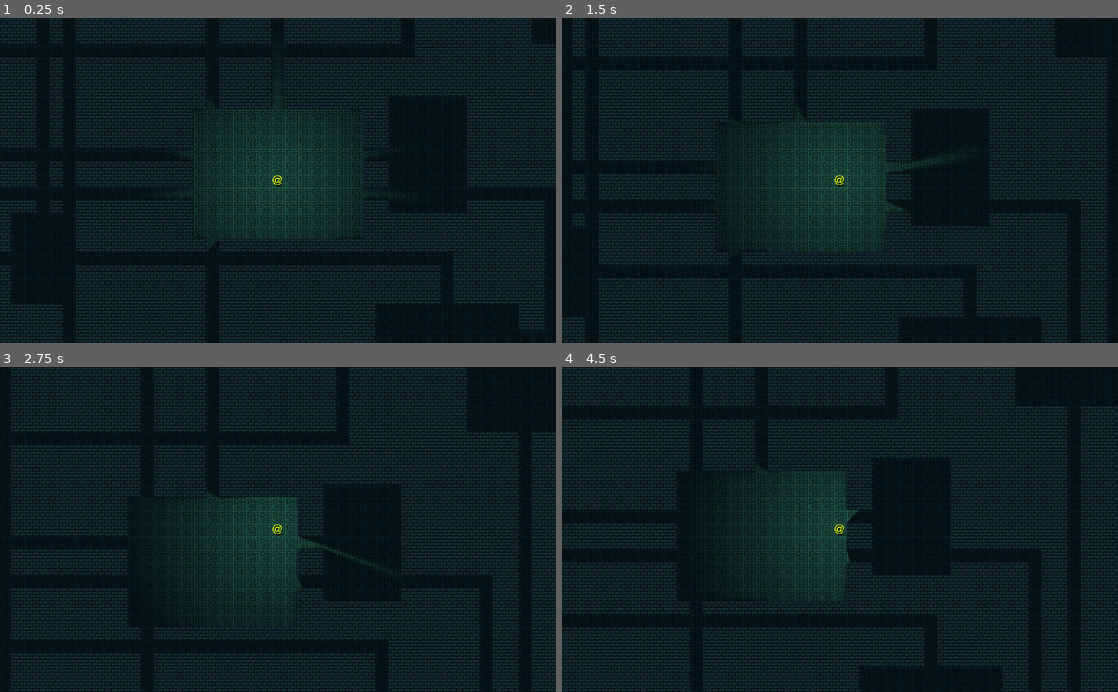
Above: before the commit, frames 1-4 (two rows, left to right).
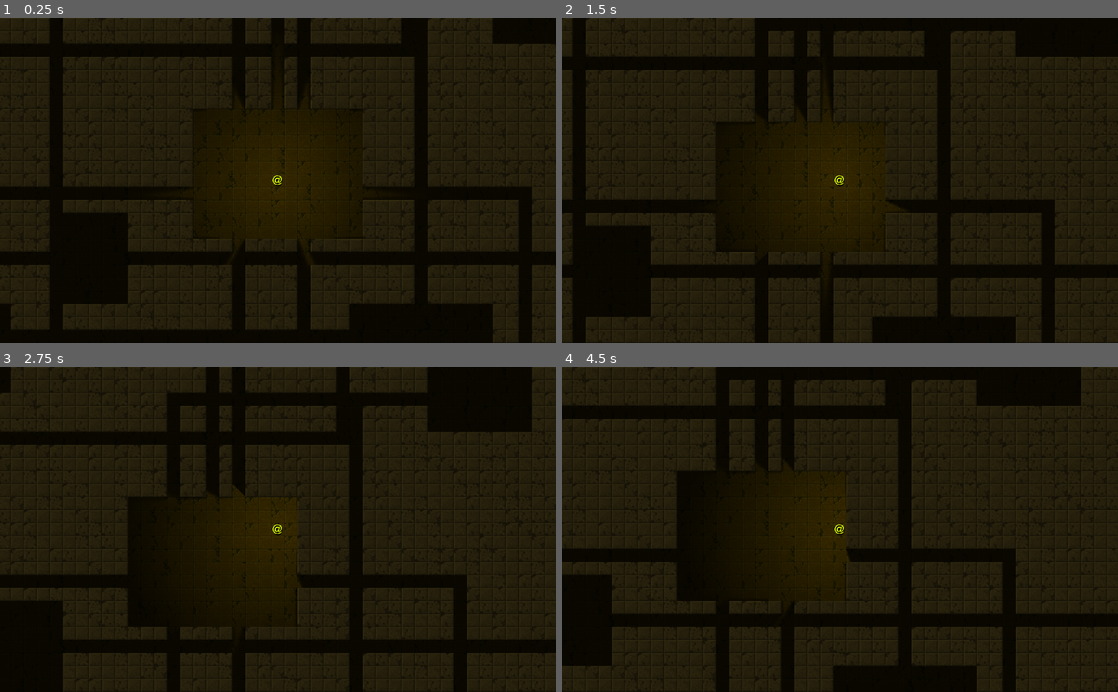
Above: after the commit, the same moments.

Repository: cyberfilth/Ashgard-Keep
Game: Godot game, scene res://scenes/Map/Map.tscn
Same seed, same stepped clock (60 frames per second), same inputs: the game is played once before the commit and once after it.
Inputs:
- Up to frame 1 (0.25 s): no input
- Up to frame 2 (1.5 s): tap Enter at 0.5 s; hold D (step_E) 0.53-1.28 s; tap Space at 1.25 s; tap W (step_N) at 1.35 s
- Up to frame 3 (2.75 s): tap Enter at 2 s; hold E (step_NE) from 2.03 s (still down)
- Up to frame 4 (4.5 s): tap Space at 2.75, 4.25 s; release E (step_NE) at 2.78 s; tap Q (step_NW) at 2.85 s; tap Enter at 3.5 s; hold X (step_S) 3.53-4.28 s; tap C (step_SE) at 4.35 s

The runs differ from the first frame. In frame 1, 76% of the frame differs, in the area x 0-100%, y 0-100%; in frame 2, 76%; in frame 3, 76%; in frame 4, 76%.

Commit message:
Added more dungeon tiles

Diff:
--- a/global/DungeonGenerator.gd
+++ b/global/DungeonGenerator.gd
@@ -40,7 +40,7 @@
 	for y in range( min( y1, y2 ),max( y1, y2 ) + 1 ):
 		set_cell_data( Vector2(x, y), 0 )
 
-
+# Saves generated dungeon as a text file
 func map_to_text():
 	var file = File.new()
 	file.open('res://map.txt',File.WRITE)
--- a/global/RPG.gd
+++ b/global/RPG.gd
@@ -5,7 +5,7 @@
 func make_object( path ):
 	return _db.spawn( path )
 
-var MAP_SIZE = Vector2(120,80)
+var MAP_SIZE = Vector2(100,80) # originally 120, 80
 var MAX_ROOMS = 60
 var ROOM_MIN_SIZE = 5
 var ROOM_MAX_SIZE = 15
--- a/global/TileFamily.gd
+++ b/global/TileFamily.gd
@@ -1,6 +1,6 @@
 extends Node
 
-var FAMILY_BLUE_DUNGEON = [FLOOR_BLUE, WALL_BLUE]
+var FAMILY_SANDSTONE = [FLOOR_SANDSTONE, WALL_SANDSTONE]
 
-const WALL_BLUE = [1,1]
-const FLOOR_BLUE = [0,0]
+const WALL_SANDSTONE = [0,9]
+const FLOOR_SANDSTONE = [10,19]
--- a/project.godot
+++ b/project.godot
@@ -28,6 +28,10 @@
 [display]
 
 window/size/resizable=false
+
+[editor_plugins]
+
+enabled=PoolStringArray( "ch.fischspiele.tilesethelper" )
 
 [image_loader]
 
--- a/scenes/Map/Map.gd
+++ b/scenes/Map/Map.gd
@@ -32,7 +32,7 @@
 		return self if is_blocked( cell ) else null
 
 func is_blocked(cell):
-	return get_cellv(cell)==1
+	return get_cellv(cell) <= 9 # Walls are indexed 0 to 9
 
 # Return TRUE if cell is blocked by anything
 func is_cell_blocked(cell):
@@ -44,7 +44,7 @@
 
 # Draw map cells from map 2DArray
 func draw_map():
-	var family = TileFamily.FAMILY_BLUE_DUNGEON
+	var family = TileFamily.FAMILY_SANDSTONE
 	var datamap = DungeonGenerator.datamap
 	for y in range(datamap.size()-1):
 		for x in range(datamap[y].size()-1):
@@ -59,7 +59,7 @@
 func _ready():
 	RPG.map = self
 	DungeonGenerator.generate()
-	DungeonGenerator.map_to_text()
+	#DungeonGenerator.map_to_text()
 	draw_map()
 
 	# Spawn player
--- a/scenes/Map/Map.tscn
+++ b/scenes/Map/Map.tscn
@@ -1,6 +1,6 @@
 [gd_scene load_steps=3 format=2]
 
-[ext_resource path="res://tilesets/DungeonTile.tres" type="TileSet" id=1]
+[ext_resource path="res://tilesets/DungeonTiles.tres" type="TileSet" id=1]
 [ext_resource path="res://scenes/Map/Map.gd" type="Script" id=2]
 
 [node name="Map" type="TileMap"]
@@ -10,4 +10,4 @@
 script = ExtResource( 2 )
 
 [node name="Darkness" type="CanvasModulate" parent="."]
-color = Color( 0.27451, 0.27451, 0.27451, 1 )
+color = Color( 0.196078, 0.196078, 0.196078, 1 )
--- a/tilesets/DungeonTile.tres
+++ /dev/null
@@ -1,44 +0,0 @@
-[gd_resource type="TileSet" load_steps=5 format=2]
-
-[ext_resource path="res://graphics/dungeon/floors/floor_rect_gray2.png" type="Texture" id=1]
-[ext_resource path="res://graphics/dungeon/walls/wall_vines2.png" type="Texture" id=2]
-
-[sub_resource type="OccluderPolygon2D" id=1]
-polygon = PoolVector2Array( -12, -12, 12, -12, 12, 12, -12, 12 )
-
-[sub_resource type="OccluderPolygon2D" id=2]
-polygon = PoolVector2Array( -12, -12, 12, -12, 12, 12, -12, 12 )
-
-[resource]
-0/name = "WALL_BLUE"
-0/texture = ExtResource( 1 )
-0/tex_offset = Vector2( 0, 0 )
-0/modulate = Color( 1, 1, 1, 1 )
-0/region = Rect2( 0, 0, 24, 24 )
-0/tile_mode = 0
-0/occluder_offset = Vector2( 12, 12 )
-0/navigation_offset = Vector2( 12, 12 )
-0/shapes = [  ]
-0/z_index = 0
-1/name = "FLOOR_BLUE"
-1/texture = ExtResource( 2 )
-1/tex_offset = Vector2( 0, 0 )
-1/modulate = Color( 1, 1, 1, 1 )
-1/region = Rect2( 0, 0, 24, 24 )
-1/tile_mode = 0
-1/occluder_offset = Vector2( 12, 12 )
-1/occluder = SubResource( 1 )
-1/navigation_offset = Vector2( 12, 12 )
-1/shapes = [  ]
-1/z_index = 0
-2/name = "wall_vines2"
-2/texture = ExtResource( 2 )
-2/tex_offset = Vector2( 0, 0 )
-2/modulate = Color( 1, 1, 1, 1 )
-2/region = Rect2( 0, 0, 24, 24 )
-2/tile_mode = 0
-2/occluder_offset = Vector2( 12, 12 )
-2/occluder = SubResource( 2 )
-2/navigation_offset = Vector2( 12, 12 )
-2/shapes = [  ]
-2/z_index = 0
--- a/tilesets/DungeonTile_edit.tscn
+++ b/tilesets/DungeonTile_edit.tscn
@@ -1,26 +1,164 @@
-[gd_scene load_steps=5 format=2]
+[gd_scene load_steps=31 format=2]
 
-[ext_resource path="res://graphics/dungeon/walls/wall_vines2.png" type="Texture" id=1]
-[ext_resource path="res://graphics/dungeon/floors/floor_rect_gray2.png" type="Texture" id=2]
+[ext_resource path="res://graphics/dungeon/floors/sandstone_floor0.png" type="Texture" id=1]
+[ext_resource path="res://graphics/dungeon/walls/sandstone_wall0.png" type="Texture" id=2]
+[ext_resource path="res://graphics/dungeon/walls/sandstone_wall1.png" type="Texture" id=3]
+[ext_resource path="res://graphics/dungeon/walls/sandstone_wall2.png" type="Texture" id=4]
+[ext_resource path="res://graphics/dungeon/walls/sandstone_wall3.png" type="Texture" id=5]
+[ext_resource path="res://graphics/dungeon/walls/sandstone_wall4.png" type="Texture" id=6]
+[ext_resource path="res://graphics/dungeon/walls/sandstone_wall5.png" type="Texture" id=7]
+[ext_resource path="res://graphics/dungeon/walls/sandstone_wall6.png" type="Texture" id=8]
+[ext_resource path="res://graphics/dungeon/walls/sandstone_wall7.png" type="Texture" id=9]
+[ext_resource path="res://graphics/dungeon/walls/sandstone_wall8.png" type="Texture" id=10]
+[ext_resource path="res://graphics/dungeon/walls/sandstone_wall9.png" type="Texture" id=11]
+[ext_resource path="res://graphics/dungeon/floors/sandstone_floor1.png" type="Texture" id=12]
+[ext_resource path="res://graphics/dungeon/floors/sandstone_floor2.png" type="Texture" id=13]
+[ext_resource path="res://graphics/dungeon/floors/sandstone_floor3.png" type="Texture" id=14]
+[ext_resource path="res://graphics/dungeon/floors/sandstone_floor4.png" type="Texture" id=15]
+[ext_resource path="res://graphics/dungeon/floors/sandstone_floor5.png" type="Texture" id=16]
+[ext_resource path="res://graphics/dungeon/floors/sandstone_floor6.png" type="Texture" id=17]
+[ext_resource path="res://graphics/dungeon/floors/sandstone_floor7.png" type="Texture" id=18]
+[ext_resource path="res://graphics/dungeon/floors/sandstone_floor8.png" type="Texture" id=19]
+[ext_resource path="res://graphics/dungeon/floors/sandstone_floor9.png" type="Texture" id=20]
 
 [sub_resource type="OccluderPolygon2D" id=1]
 polygon = PoolVector2Array( -12, -12, 12, -12, 12, 12, -12, 12 )
 
-[sub_resource type="CanvasItemMaterial" id=2]
-blend_mode = 1
+[sub_resource type="OccluderPolygon2D" id=2]
+polygon = PoolVector2Array( -12, -12, 12, -12, 12, 12, -12, 12 )
+
+[sub_resource type="OccluderPolygon2D" id=3]
+polygon = PoolVector2Array( -12, -12, 12, -12, 12, 12, -12, 12 )
+
+[sub_resource type="OccluderPolygon2D" id=4]
+polygon = PoolVector2Array( -12, -12, 12, -12, 12, 12, -12, 12 )
+
+[sub_resource type="OccluderPolygon2D" id=5]
+polygon = PoolVector2Array( -12, -12, 12, -12, 12, 12, -12, 12 )
+
+[sub_resource type="OccluderPolygon2D" id=6]
+polygon = PoolVector2Array( -12, -12, 12, -12, 12, 12, -12, 12 )
+
+[sub_resource type="OccluderPolygon2D" id=7]
+polygon = PoolVector2Array( -12, -12, 12, -12, 12, 12, -12, 12 )
+
+[sub_resource type="OccluderPolygon2D" id=8]
+polygon = PoolVector2Array( -12, -12, 12, -12, 12, 12, -12, 12 )
+
+[sub_resource type="OccluderPolygon2D" id=9]
+polygon = PoolVector2Array( -12, -12, 12, -12, 12, 12, -12, 12 )
+
+[sub_resource type="OccluderPolygon2D" id=10]
+polygon = PoolVector2Array( -12, -12, 12, -12, 12, 12, -12, 12 )
 
 [node name="DungeonTile_edit" type="Node"]
 
-[node name="FLOOR_BLUE" type="Sprite" parent="."]
+[node name="FLOOR_SANDSTONE" type="Sprite" parent="."]
 texture = ExtResource( 1 )
 
-[node name="LightOccluder2D" type="LightOccluder2D" parent="FLOOR_BLUE"]
+[node name="WALL_SANDSTONE" type="Sprite" parent="."]
+editor/display_folded = true
+texture = ExtResource( 2 )
+
+[node name="LightOccluder2D" type="LightOccluder2D" parent="WALL_SANDSTONE"]
 occluder = SubResource( 1 )
 
-[node name="FLOOR_BLUE2" type="Sprite" parent="FLOOR_BLUE"]
-material = SubResource( 2 )
+[node name="sandstone_wall0" type="Sprite" parent="."]
+editor/display_folded = true
+texture = ExtResource( 2 )
+
+[node name="LightOccluder2D" type="LightOccluder2D" parent="sandstone_wall0"]
+occluder = SubResource( 1 )
+
+[node name="sandstone_wall1" type="Sprite" parent="."]
+editor/display_folded = true
+texture = ExtResource( 3 )
+
+[node name="LightOccluder2D" type="LightOccluder2D" parent="sandstone_wall1"]
+occluder = SubResource( 2 )
+
+[node name="sandstone_wall2" type="Sprite" parent="."]
+editor/display_folded = true
+texture = ExtResource( 4 )
+
+[node name="LightOccluder2D" type="LightOccluder2D" parent="sandstone_wall2"]
+occluder = SubResource( 3 )
+
+[node name="sandstone_wall3" type="Sprite" parent="."]
+editor/display_folded = true
+texture = ExtResource( 5 )
+
+[node name="LightOccluder2D" type="LightOccluder2D" parent="sandstone_wall3"]
+occluder = SubResource( 4 )
+
+[node name="sandstone_wall4" type="Sprite" parent="."]
+editor/display_folded = true
+texture = ExtResource( 6 )
+
+[node name="LightOccluder2D" type="LightOccluder2D" parent="sandstone_wall4"]
+occluder = SubResource( 5 )
+
+[node name="sandstone_wall5" type="Sprite" parent="."]
+editor/display_folded = true
+texture = ExtResource( 7 )
+
+[node name="LightOccluder2D" type="LightOccluder2D" parent="sandstone_wall5"]
+occluder = SubResource( 6 )
+
+[node name="sandstone_wall6" type="Sprite" parent="."]
+editor/display_folded = true
+texture = ExtResource( 8 )
+
+[node name="LightOccluder2D" type="LightOccluder2D" parent="sandstone_wall6"]
+occluder = SubResource( 7 )
+
+[node name="sandstone_wall7" type="Sprite" parent="."]
+editor/display_folded = true
+texture = ExtResource( 9 )
+
+[node name="LightOccluder2D" type="LightOccluder2D" parent="sandstone_wall7"]
+occluder = SubResource( 8 )
+
+[node name="sandstone_wall8" type="Sprite" parent="."]
+editor/display_folded = true
+texture = ExtResource( 10 )
+
+[node name="LightOccluder2D" type="LightOccluder2D" parent="sandstone_wall8"]
+occluder = SubResource( 9 )
+
+[node name="sandstone_wall9" type="Sprite" parent="."]
+editor/display_folded = true
+texture = ExtResource( 11 )
+
+[node name="LightOccluder2D" type="LightOccluder2D" parent="sandstone_wall9"]
+occluder = SubResource( 10 )
+
+[node name="sandstone_floor0" type="Sprite" parent="."]
 texture = ExtResource( 1 )
 
-[node name="WALL_BLUE" type="Sprite" parent="."]
-visible = false
-texture = ExtResource( 2 )
+[node name="sandstone_floor1" type="Sprite" parent="."]
+texture = ExtResource( 12 )
+
+[node name="sandstone_floor2" type="Sprite" parent="."]
+texture = ExtResource( 13 )
+
+[node name="sandstone_floor3" type="Sprite" parent="."]
+texture = ExtResource( 14 )
+
+[node name="sandstone_floor4" type="Sprite" parent="."]
+texture = ExtResource( 15 )
+
+[node name="sandstone_floor5" type="Sprite" parent="."]
+texture = ExtResource( 16 )
+
+[node name="sandstone_floor6" type="Sprite" parent="."]
+texture = ExtResource( 17 )
+
+[node name="sandstone_floor7" type="Sprite" parent="."]
+texture = ExtResource( 18 )
+
+[node name="sandstone_floor8" type="Sprite" parent="."]
+texture = ExtResource( 19 )
+
+[node name="sandstone_floor9" type="Sprite" parent="."]
+texture = ExtResource( 20 )
--- /dev/null
+++ b/tilesets/DungeonTiles.tres
@@ -0,0 +1,264 @@
+[gd_resource type="TileSet" load_steps=31 format=2]
+
+[ext_resource path="res://graphics/dungeon/walls/sandstone_wall0.png" type="Texture" id=1]
+[ext_resource path="res://graphics/dungeon/walls/sandstone_wall1.png" type="Texture" id=2]
+[ext_resource path="res://graphics/dungeon/floors/sandstone_floor0.png" type="Texture" id=3]
+[ext_resource path="res://graphics/dungeon/floors/sandstone_floor1.png" type="Texture" id=4]
+[ext_resource path="res://graphics/dungeon/floors/sandstone_floor2.png" type="Texture" id=5]
+[ext_resource path="res://graphics/dungeon/floors/sandstone_floor3.png" type="Texture" id=6]
+[ext_resource path="res://graphics/dungeon/floors/sandstone_floor4.png" type="Texture" id=7]
+[ext_resource path="res://graphics/dungeon/floors/sandstone_floor5.png" type="Texture" id=8]
+[ext_resource path="res://graphics/dungeon/floors/sandstone_floor6.png" type="Texture" id=9]
+[ext_resource path="res://graphics/dungeon/floors/sandstone_floor7.png" type="Texture" id=10]
+[ext_resource path="res://graphics/dungeon/floors/sandstone_floor8.png" type="Texture" id=11]
+[ext_resource path="res://graphics/dungeon/floors/sandstone_floor9.png" type="Texture" id=12]
+[ext_resource path="res://graphics/dungeon/walls/sandstone_wall2.png" type="Texture" id=13]
+[ext_resource path="res://graphics/dungeon/walls/sandstone_wall3.png" type="Texture" id=14]
+[ext_resource path="res://graphics/dungeon/walls/sandstone_wall4.png" type="Texture" id=15]
+[ext_resource path="res://graphics/dungeon/walls/sandstone_wall5.png" type="Texture" id=16]
+[ext_resource path="res://graphics/dungeon/walls/sandstone_wall6.png" type="Texture" id=17]
+[ext_resource path="res://graphics/dungeon/walls/sandstone_wall7.png" type="Texture" id=18]
+[ext_resource path="res://graphics/dungeon/walls/sandstone_wall8.png" type="Texture" id=19]
+[ext_resource path="res://graphics/dungeon/walls/sandstone_wall9.png" type="Texture" id=20]
+
+[sub_resource type="OccluderPolygon2D" id=1]
+polygon = PoolVector2Array( -12, -12, 12, -12, 12, 12, -12, 12 )
+
+[sub_resource type="OccluderPolygon2D" id=2]
+polygon = PoolVector2Array( -12, -12, 12, -12, 12, 12, -12, 12 )
+
+[sub_resource type="OccluderPolygon2D" id=3]
+polygon = PoolVector2Array( -12, -12, 12, -12, 12, 12, -12, 12 )
+
+[sub_resource type="OccluderPolygon2D" id=4]
+polygon = PoolVector2Array( -12, -12, 12, -12, 12, 12, -12, 12 )
+
+[sub_resource type="OccluderPolygon2D" id=5]
+polygon = PoolVector2Array( -12, -12, 12, -12, 12, 12, -12, 12 )
+
+[sub_resource type="OccluderPolygon2D" id=6]
+polygon = PoolVector2Array( -12, -12, 12, -12, 12, 12, -12, 12 )
+
+[sub_resource type="OccluderPolygon2D" id=7]
+polygon = PoolVector2Array( -12, -12, 12, -12, 12, 12, -12, 12 )
+
+[sub_resource type="OccluderPolygon2D" id=8]
+polygon = PoolVector2Array( -12, -12, 12, -12, 12, 12, -12, 12 )
+
+[sub_resource type="OccluderPolygon2D" id=9]
+polygon = PoolVector2Array( -12, -12, 12, -12, 12, 12, -12, 12 )
+
+[sub_resource type="OccluderPolygon2D" id=10]
+polygon = PoolVector2Array( -12, -12, 12, -12, 12, 12, -12, 12 )
+
+[resource]
+0/name = "sandstone_wall0"
+0/texture = ExtResource( 1 )
+0/tex_offset = Vector2( 0, 0 )
+0/modulate = Color( 1, 1, 1, 1 )
+0/region = Rect2( 0, 0, 24, 24 )
+0/tile_mode = 0
+0/occluder_offset = Vector2( 12, 12 )
+0/occluder = SubResource( 1 )
+0/navigation_offset = Vector2( 12, 12 )
+0/shapes = [  ]
+0/z_index = 0
+1/name = "sandstone_wall1"
+1/texture = ExtResource( 2 )
+1/tex_offset = Vector2( 0, 0 )
+1/modulate = Color( 1, 1, 1, 1 )
+1/region = Rect2( 0, 0, 24, 24 )
+1/tile_mode = 0
+1/occluder_offset = Vector2( 12, 12 )
+1/occluder = SubResource( 2 )
+1/navigation_offset = Vector2( 12, 12 )
+1/shapes = [  ]
+1/z_index = 0
+2/name = "sandstone_wall2"
+2/texture = ExtResource( 13 )
+2/tex_offset = Vector2( 0, 0 )
+2/modulate = Color( 1, 1, 1, 1 )
+2/region = Rect2( 0, 0, 24, 24 )
+2/tile_mode = 0
+2/occluder_offset = Vector2( 12, 12 )
+2/occluder = SubResource( 3 )
+2/navigation_offset = Vector2( 12, 12 )
+2/shapes = [  ]
+2/z_index = 0
+3/name = "sandstone_wall3"
+3/texture = ExtResource( 14 )
+3/tex_offset = Vector2( 0, 0 )
+3/modulate = Color( 1, 1, 1, 1 )
+3/region = Rect2( 0, 0, 24, 24 )
+3/tile_mode = 0
+3/occluder_offset = Vector2( 12, 12 )
+3/occluder = SubResource( 4 )
+3/navigation_offset = Vector2( 12, 12 )
+3/shapes = [  ]
+3/z_index = 0
+4/name = "sandstone_wall4"
+4/texture = ExtResource( 15 )
+4/tex_offset = Vector2( 0, 0 )
+4/modulate = Color( 1, 1, 1, 1 )
+4/region = Rect2( 0, 0, 24, 24 )
+4/tile_mode = 0
+4/occluder_offset = Vector2( 12, 12 )
+4/occluder = SubResource( 5 )
+4/navigation_offset = Vector2( 12, 12 )
+4/shapes = [  ]
+4/z_index = 0
+5/name = "sandstone_wall5"
+5/texture = ExtResource( 16 )
+5/tex_offset = Vector2( 0, 0 )
+5/modulate = Color( 1, 1, 1, 1 )
+5/region = Rect2( 0, 0, 24, 24 )
+5/tile_mode = 0
+5/occluder_offset = Vector2( 12, 12 )
+5/occluder = SubResource( 6 )
+5/navigation_offset = Vector2( 12, 12 )
+5/shapes = [  ]
+5/z_index = 0
+6/name = "sandstone_wall6"
+6/texture = ExtResource( 17 )
+6/tex_offset = Vector2( 0, 0 )
+6/modulate = Color( 1, 1, 1, 1 )
+6/region = Rect2( 0, 0, 24, 24 )
+6/tile_mode = 0
+6/occluder_offset = Vector2( 12, 12 )
+6/occluder = SubResource( 7 )
+6/navigation_offset = Vector2( 12, 12 )
+6/shapes = [  ]
+6/z_index = 0
+7/name = "sandstone_wall7"
+7/texture = ExtResource( 18 )
+7/tex_offset = Vector2( 0, 0 )
+7/modulate = Color( 1, 1, 1, 1 )
+7/region = Rect2( 0, 0, 24, 24 )
+7/tile_mode = 0
+7/occluder_offset = Vector2( 12, 12 )
+7/occluder = SubResource( 8 )
+7/navigation_offset = Vector2( 12, 12 )
+7/shapes = [  ]
+7/z_index = 0
+8/name = "sandstone_wall8"
+8/texture = ExtResource( 19 )
+8/tex_offset = Vector2( 0, 0 )
+8/modulate = Color( 1, 1, 1, 1 )
+8/region = Rect2( 0, 0, 24, 24 )
+8/tile_mode = 0
+8/occluder_offset = Vector2( 12, 12 )
+8/occluder = SubResource( 9 )
+8/navigation_offset = Vector2( 12, 12 )
+8/shapes = [  ]
+8/z_index = 0
+9/name = "sandstone_wall9"
+9/texture = ExtResource( 20 )
+9/tex_offset = Vector2( 0, 0 )
+9/modulate = Color( 1, 1, 1, 1 )
+9/region = Rect2( 0, 0, 24, 24 )
+9/tile_mode = 0
+9/occluder_offset = Vector2( 12, 12 )
+9/occluder = SubResource( 10 )
+9/navigation_offset = Vector2( 12, 12 )
+9/shapes = [  ]
+9/z_index = 0
+10/name = "sandstone_floor0"
+10/texture = ExtResource( 3 )
+10/tex_offset = Vector2( 0, 0 )
+10/modulate = Color( 1, 1, 1, 1 )
+10/region = Rect2( 0, 0, 24, 24 )
+10/tile_mode = 0
+10/occluder_offset = Vector2( 12, 12 )
+10/navigation_offset = Vector2( 12, 12 )
+10/shapes = [  ]
+10/z_index = 0
+11/name = "sandstone_floor1"
+11/texture = ExtResource( 4 )
+11/tex_offset = Vector2( 0, 0 )
+11/modulate = Color( 1, 1, 1, 1 )
+11/region = Rect2( 0, 0, 24, 24 )
+11/tile_mode = 0
+11/occluder_offset = Vector2( 12, 12 )
+11/navigation_offset = Vector2( 12, 12 )
+11/shapes = [  ]
+11/z_index = 0
+12/name = "sandstone_floor2"
+12/texture = ExtResource( 5 )
+12/tex_offset = Vector2( 0, 0 )
+12/modulate = Color( 1, 1, 1, 1 )
+12/region = Rect2( 0, 0, 24, 24 )
+12/tile_mode = 0
+12/occluder_offset = Vector2( 12, 12 )
+12/navigation_offset = Vector2( 12, 12 )
+12/shapes = [  ]
+12/z_index = 0
+13/name = "sandstone_floor3"
+13/texture = ExtResource( 6 )
+13/tex_offset = Vector2( 0, 0 )
+13/modulate = Color( 1, 1, 1, 1 )
+13/region = Rect2( 0, 0, 24, 24 )
+13/tile_mode = 0
+13/occluder_offset = Vector2( 12, 12 )
+13/navigation_offset = Vector2( 12, 12 )
+13/shapes = [  ]
+13/z_index = 0
+14/name = "sandstone_floor4"
+14/texture = ExtResource( 7 )
+14/tex_offset = Vector2( 0, 0 )
+14/modulate = Color( 1, 1, 1, 1 )
+14/region = Rect2( 0, 0, 24, 24 )
+14/tile_mode = 0
+14/occluder_offset = Vector2( 12, 12 )
+14/navigation_offset = Vector2( 12, 12 )
+14/shapes = [  ]
+14/z_index = 0
+15/name = "sandstone_floor5"
+15/texture = ExtResource( 8 )
+15/tex_offset = Vector2( 0, 0 )
+15/modulate = Color( 1, 1, 1, 1 )
+15/region = Rect2( 0, 0, 24, 24 )
+15/tile_mode = 0
+15/occluder_offset = Vector2( 12, 12 )
+15/navigation_offset = Vector2( 12, 12 )
+15/shapes = [  ]
+15/z_index = 0
+16/name = "sandstone_floor6"
+16/texture = ExtResource( 9 )
+16/tex_offset = Vector2( 0, 0 )
+16/modulate = Color( 1, 1, 1, 1 )
+16/region = Rect2( 0, 0, 24, 24 )
+16/tile_mode = 0
+16/occluder_offset = Vector2( 12, 12 )
+16/navigation_offset = Vector2( 12, 12 )
+16/shapes = [  ]
+16/z_index = 0
+17/name = "sandstone_floor7"
+17/texture = ExtResource( 10 )
+17/tex_offset = Vector2( 0, 0 )
+17/modulate = Color( 1, 1, 1, 1 )
+17/region = Rect2( 0, 0, 24, 24 )
+17/tile_mode = 0
+17/occluder_offset = Vector2( 12, 12 )
+17/navigation_offset = Vector2( 12, 12 )
+17/shapes = [  ]
+17/z_index = 0
+18/name = "sandstone_floor8"
+18/texture = ExtResource( 11 )
+18/tex_offset = Vector2( 0, 0 )
+18/modulate = Color( 1, 1, 1, 1 )
+18/region = Rect2( 0, 0, 24, 24 )
+18/tile_mode = 0
+18/occluder_offset = Vector2( 12, 12 )
+18/navigation_offset = Vector2( 12, 12 )
+18/shapes = [  ]
+18/z_index = 0
+19/name = "sandstone_floor9"
+19/texture = ExtResource( 12 )
+19/tex_offset = Vector2( 0, 0 )
+19/modulate = Color( 1, 1, 1, 1 )
+19/region = Rect2( 0, 0, 24, 24 )
+19/tile_mode = 0
+19/occluder_offset = Vector2( 12, 12 )
+19/navigation_offset = Vector2( 12, 12 )
+19/shapes = [  ]
+19/z_index = 0
Binary file removed: graphics/dungeon/floors/floor_rect_gray2.png
Binary file added: graphics/dungeon/floors/sandstone_floor0.png
Not shown, changed: graphics/dungeon/floors/sandstone_floor0.png.import
Binary file added: graphics/dungeon/floors/sandstone_floor1.png
Not shown, added: graphics/dungeon/floors/sandstone_floor1.png.import
Binary file added: graphics/dungeon/floors/sandstone_floor2.png
Not shown, added: graphics/dungeon/floors/sandstone_floor2.png.import
Binary file added: graphics/dungeon/floors/sandstone_floor3.png
Not shown, added: graphics/dungeon/floors/sandstone_floor3.png.import
Binary file added: graphics/dungeon/floors/sandstone_floor4.png
Not shown, added: graphics/dungeon/floors/sandstone_floor4.png.import
Binary file added: graphics/dungeon/floors/sandstone_floor5.png
(and 30 more such lines)
